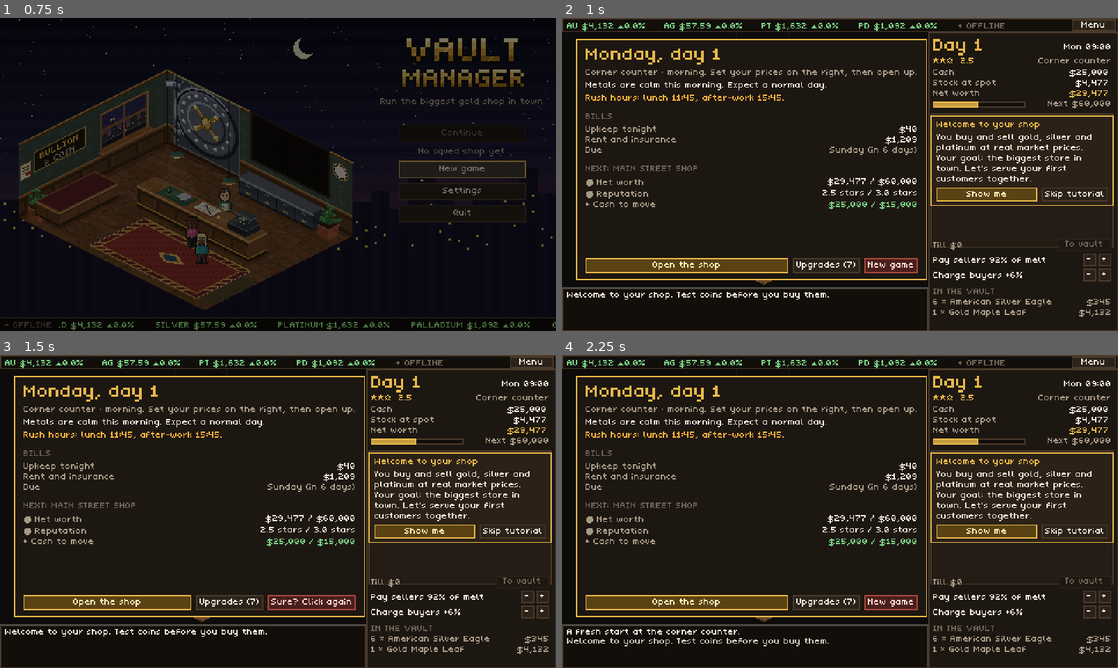
Above: before the commit, frames 1-4 (two rows, left to right).
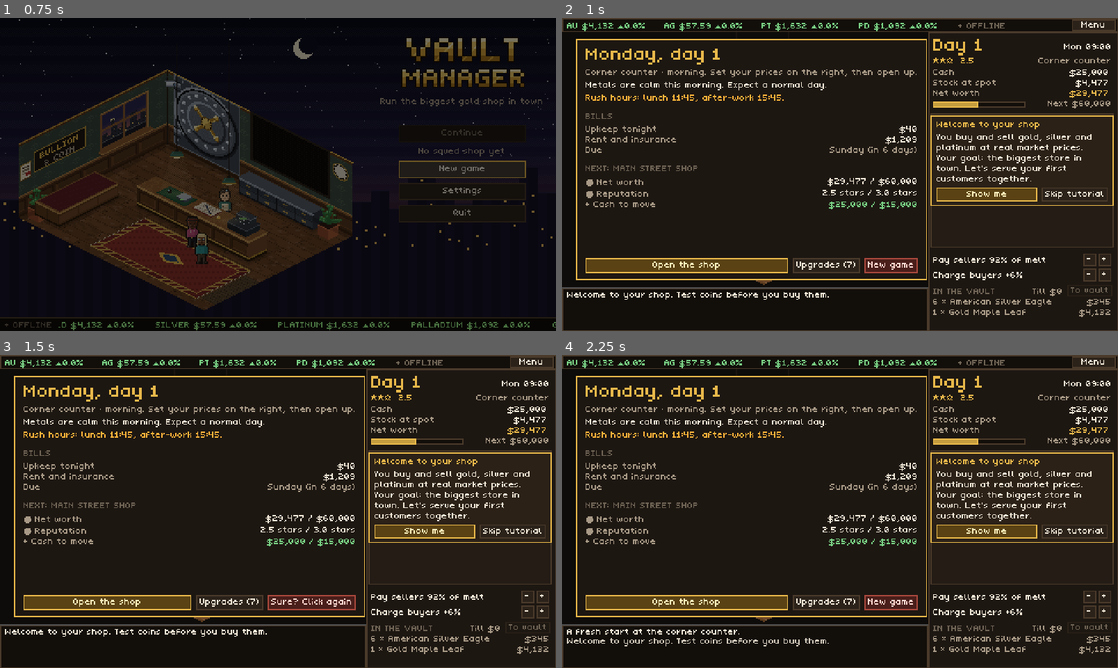
Above: after the commit, the same moments.

Repository: AlexAlphaK/Vaultmanager
Game: Godot game, scene res://scenes/menu/title_screen.tscn
The game is run twice, just before and just after one commit, with the same random seed, the same clock (stepped at 60 frames per second) and the same inputs.
Inputs:
- Up to frame 1 (0.75 s): click "New game" at 0.5 s
- Up to frame 2 (1 s): no input
- Up to frame 3 (1.5 s): click "New game" at 1.25 s
- Up to frame 4 (2.25 s): click "Sure? Click again" at 2 s

Frame 1 is identical in both runs. In frame 2, 0.2% of the frame differs, in the area x 66-99%, y 71-89%; in frame 3, 0.2%; in frame 4, 0.2%.

Commit message:
Rush strip on the benches, guard drawn with the customers, till by the vault list, README and screenshots
Co-Authored-By: Claude Opus 5.5 (1M context) <noreply@anthropic.com>
Claude-Session: https://claude.ai/code/session_01MVyPC4TFHc1um9gvuRqsFg

Diff:
--- a/scenes/shop/hud.gd
+++ b/scenes/shop/hud.gd
@@ -286,10 +286,10 @@
 	_small_button("-", Rect2(x + 130, 216, 11, 11), func(): Shop.set_sell_premium(Shop.sell_premium - 0.01))
 	_small_button("+", Rect2(x + 143, 216, 11, 11), func(): Shop.set_sell_premium(Shop.sell_premium + 0.01))
 
-	_till = _label("", Vector2(x, 192), Vector2(100, 8), Pal.INK_DIM)
-	_till_button = _button("To vault", Rect2(x + 108, 190, 46, 11), "Button", "vault_run")
+	_label("IN THE VAULT", Vector2(x, 232), Vector2(60, 8), Pal.INK_FAINT)
+	_till = _label("", Vector2(x + 50, 232), Vector2(62, 8), Pal.INK_DIM, HORIZONTAL_ALIGNMENT_RIGHT)
+	_till_button = _button("To vault", Rect2(x + 116, 230, 38, 10), "Button", "vault_run")
 	_till_button.tooltip_text = "Take the till's cash to the vault (3 seconds away from the counter)"
-	_label("IN THE VAULT", Vector2(x, 232), Vector2(154, 8), Pal.INK_FAINT)
 	for n in 3:
 		_stock_lines.append(_label("", Vector2(x, 241 + n * 9), Vector2(110, 8), Pal.INK_DIM))
 		_stock_values.append(_label("", Vector2(x + 104, 241 + n * 9), Vector2(50, 8), Pal.INK_DIM, HORIZONTAL_ALIGNMENT_RIGHT))
--- /dev/null
+++ b/scenes/shop/rush_strip.gd
@@ -0,0 +1,68 @@
+class_name RushStrip
+extends CanvasLayer
+## A strip across the top of a testing bench during a rush: who is still waiting at
+## the counter, how patient they are, and whether the till needs a run to the vault.
+## The clock keeps running at the bench in a rush, so this tells you when to hurry back.
+
+const AREA := Rect2(118, 1, 196, 11)
+
+var shop: Node
+var _box: Panel
+var _label: Label
+var _bars: Control
+
+
+func _init(owner_shop: Node) -> void:
+	shop = owner_shop
+	layer = 5
+
+
+func _ready() -> void:
+	_box = Panel.new()
+	add_child(_box)
+	_box.theme = UiTheme.get_theme()
+	_box.position = AREA.position
+	_box.size = AREA.size
+	_box.add_theme_stylebox_override("panel", UiTheme.box(Color("#120e0a"), Pal.WARN))
+	_box.mouse_filter = Control.MOUSE_FILTER_IGNORE
+	_label = Label.new()
+	_box.add_child(_label)
+	_label.position = Vector2(4, 1)
+	_label.size = Vector2(120, 8)
+	_label.add_theme_color_override("font_color", Pal.WARN)
+	_label.mouse_filter = Control.MOUSE_FILTER_IGNORE
+	_bars = Control.new()
+	_box.add_child(_bars)
+	_bars.position = Vector2(126, 0)
+	_bars.size = Vector2(66, 11)
+	_bars.mouse_filter = Control.MOUSE_FILTER_IGNORE
+	_bars.draw.connect(_draw_bars)
+	_box.visible = false
+
+
+func _process(_delta: float) -> void:
+	_box.visible = shop._test != null and not shop.rush.is_empty()
+	if not _box.visible:
+		return
+	var hot: bool = shop.till > RushHours.till_limit()
+	_label.text = "%s · %d waiting%s" % [str(shop.rush.name).to_upper(), _waiting().size(), " · TILL!" if hot else ""]
+	_bars.queue_redraw()
+
+
+func _waiting() -> Array[Customer]:
+	var out: Array[Customer] = []
+	for c in shop.queue:
+		if c != shop._testing and not c.walking:
+			out.append(c)
+	return out
+
+
+func _draw_bars() -> void:
+	var x := 0.0
+	for c in _waiting():
+		var f := clampf(c.patience / c.max_patience, 0.0, 1.0)
+		var bar := Rect2(x, 4, 14, 3)
+		_bars.draw_rect(bar, Color("#2a2018"))
+		var col := Pal.GOOD if f > 0.5 else (Pal.WARN if f > 0.25 else Pal.BAD)
+		_bars.draw_rect(Rect2(bar.position, Vector2(ceilf(14.0 * f), 3)), col)
+		x += 16.0
--- a/scenes/shop/shop.gd
+++ b/scenes/shop/shop.gd
@@ -73,6 +73,7 @@
 	Music.play("shop")
 	var banner := NewsBanner.new()
 	hud.add_child(banner)
+	add_child(RushStrip.new(self))
 	MarketEvents.started.connect(_on_market_event)
 	if SaveGame.load_game():
 		Shop.log_event("Welcome back. Day %d at your %s." % [Shop.day, Progress.tier_name()])
--- a/scenes/shop/shop_room.gd
+++ b/scenes/shop/shop_room.gd
@@ -135,7 +135,9 @@
 
 
 func _draw_customers() -> void:
-	var order: Array = customers.duplicate()
+	# untyped, so the guard's spot can be sorted in with the customers
+	var order: Array = []
+	order.append_array(customers)
 	if Staff.has("guard"):
 		order.append(ShopArt.GUARD_SPOT)
 	order.sort_custom(func(a, b): return _depth(a) < _depth(b))
Binary file added: docs/screenshots/staff_bench.png
Binary file added: docs/screenshots/staff_hire.png
Binary file added: docs/screenshots/staff_rush.png
Not shown, changed: README.md
